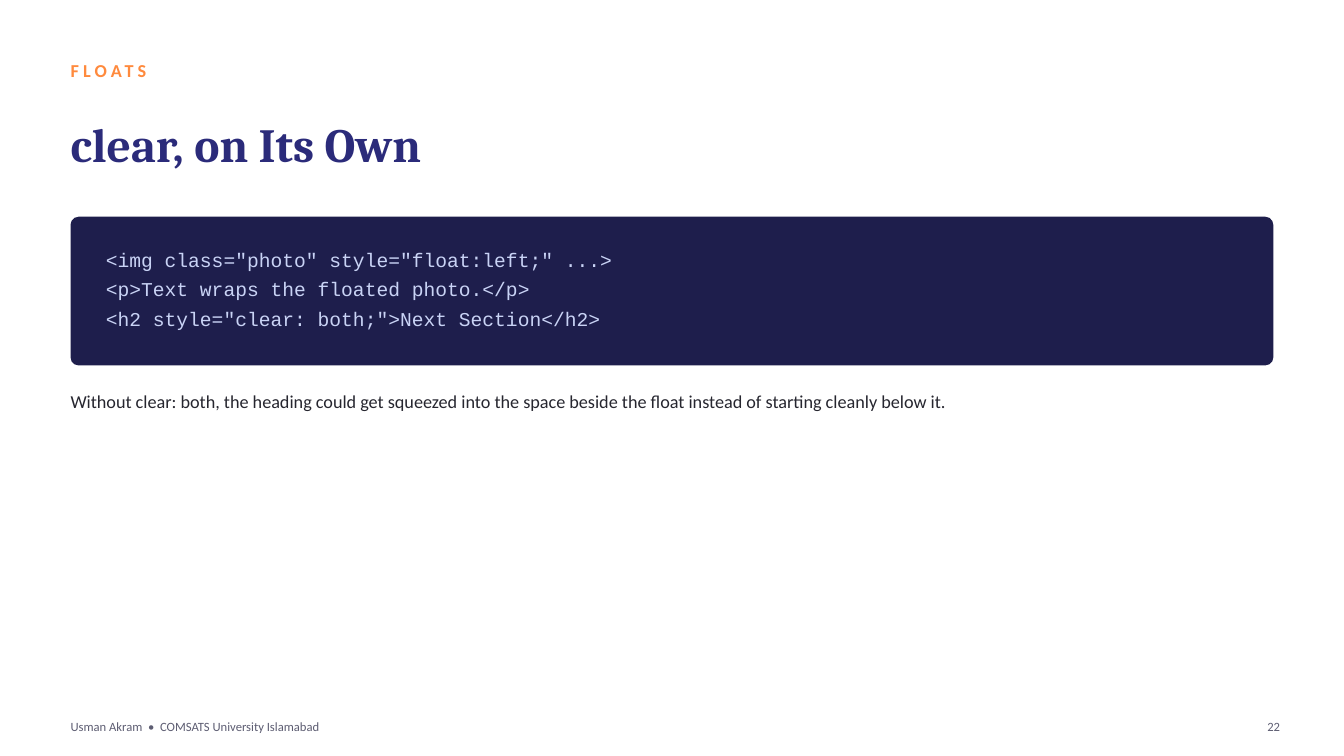
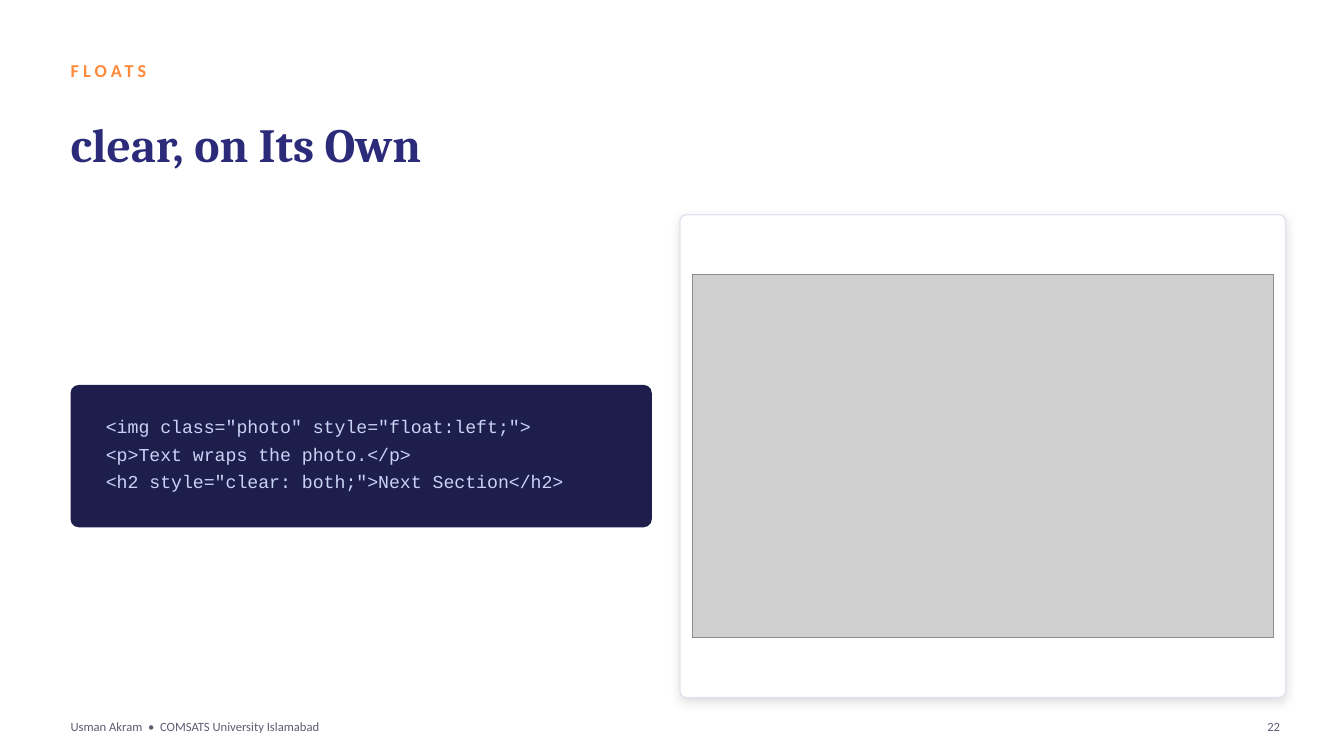
Before and after one commit to mua22/mern-web-book, a slide deck: slide 22 of slides/CSC336-Lecture-07-CSS-Positioning-and-Stacking.pptx. Drawn at 1344x756 pixels with LibreOffice and Linux fonts; fonts in the diff are those of the drawing; grey boxes stand for pictures. Boxes give left, top, right and bottom in pixels: in the first picture for what was removed or moved away, otherwise in the second. Text is boxed around its words. In the diff, an @@ line names an element or a change of style, - is before the commit and + after.

```diff
--- a/slides/CSC336-Lecture-07-CSS-Positioning-and-Stacking.pptx
+++ b/slides/CSC336-Lecture-07-CSS-Positioning-and-Stacking.pptx
@@ rounded rectangle removed at (71,217,1273,366) @@
@@ rounded rectangle added at (681,215,1287,698), fill #FFFFFF, outline #E2E2EE 1 pt @@
@@ picture added at (693,275,1274,637) @@
@@ rounded rectangle added at (71,385,652,527), fill #1E1E4C @@
@@ text removed at (71,395,946,411) @@
-Without clear: both, the heading could get squeezed into the space beside the float instead of starting cleanly below it.
@@ text "<img class="photo" style="float:left;">": place and size @@
-text "<img class="photo" style="float:left;">" at (106,253,600,330)
+text "<img class="photo" style="float:left;">" at (106,421,564,492)
@@ text at (106,421,531,465): text changed; size 14 to 13 pt @@
-<img class="photo" style="float:left;" ...>
-<p>Text wraps the floated photo.</p>
+<img class="photo" style="float:left;">
+<p>Text wraps the photo.</p>
@@ text at (106,475,564,492): size 14 to 13 pt in "<h2 style="clear: both;">Next Section</h2>" @@
```
Also in this commit, not shown: 7 other slides changed, 14 other files.
